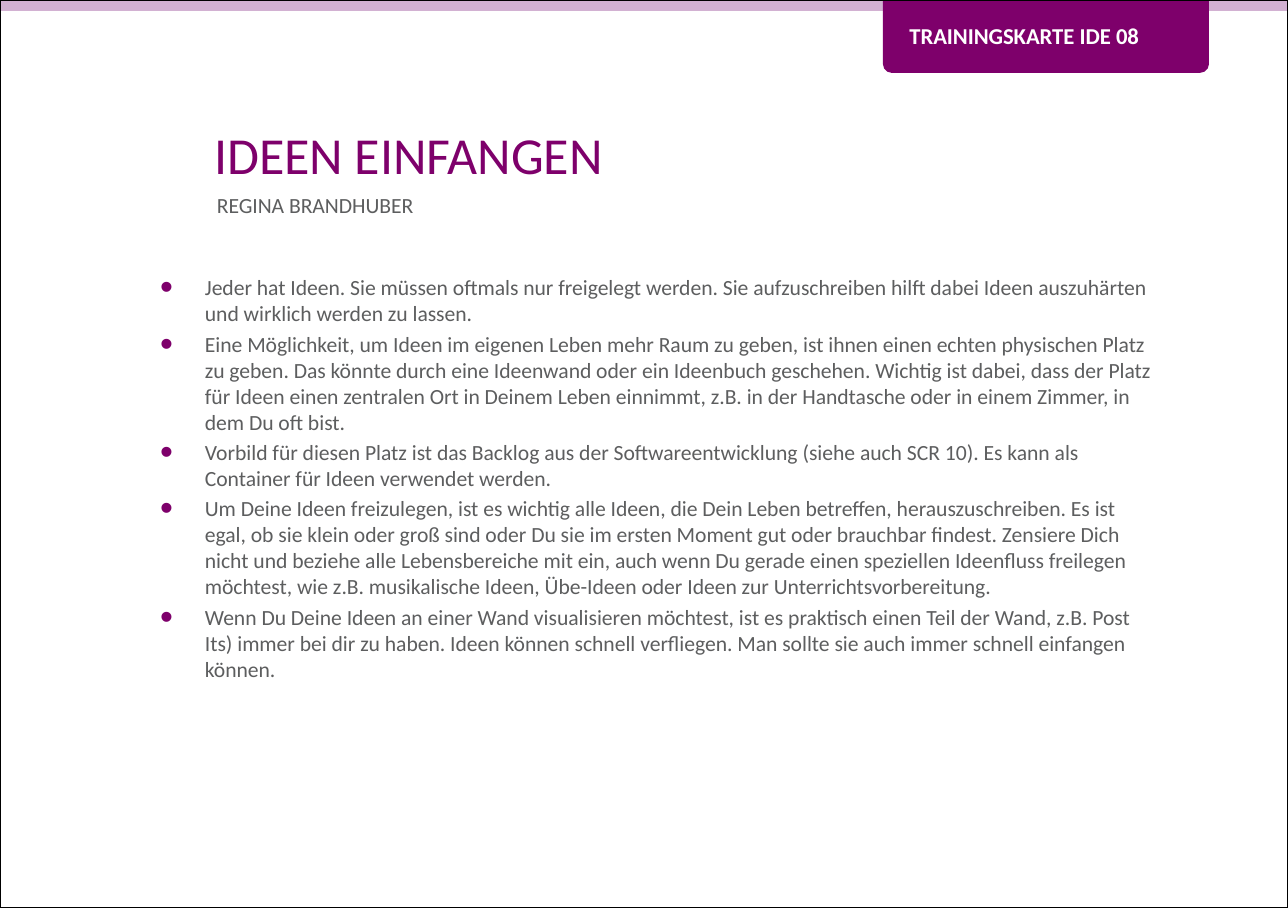
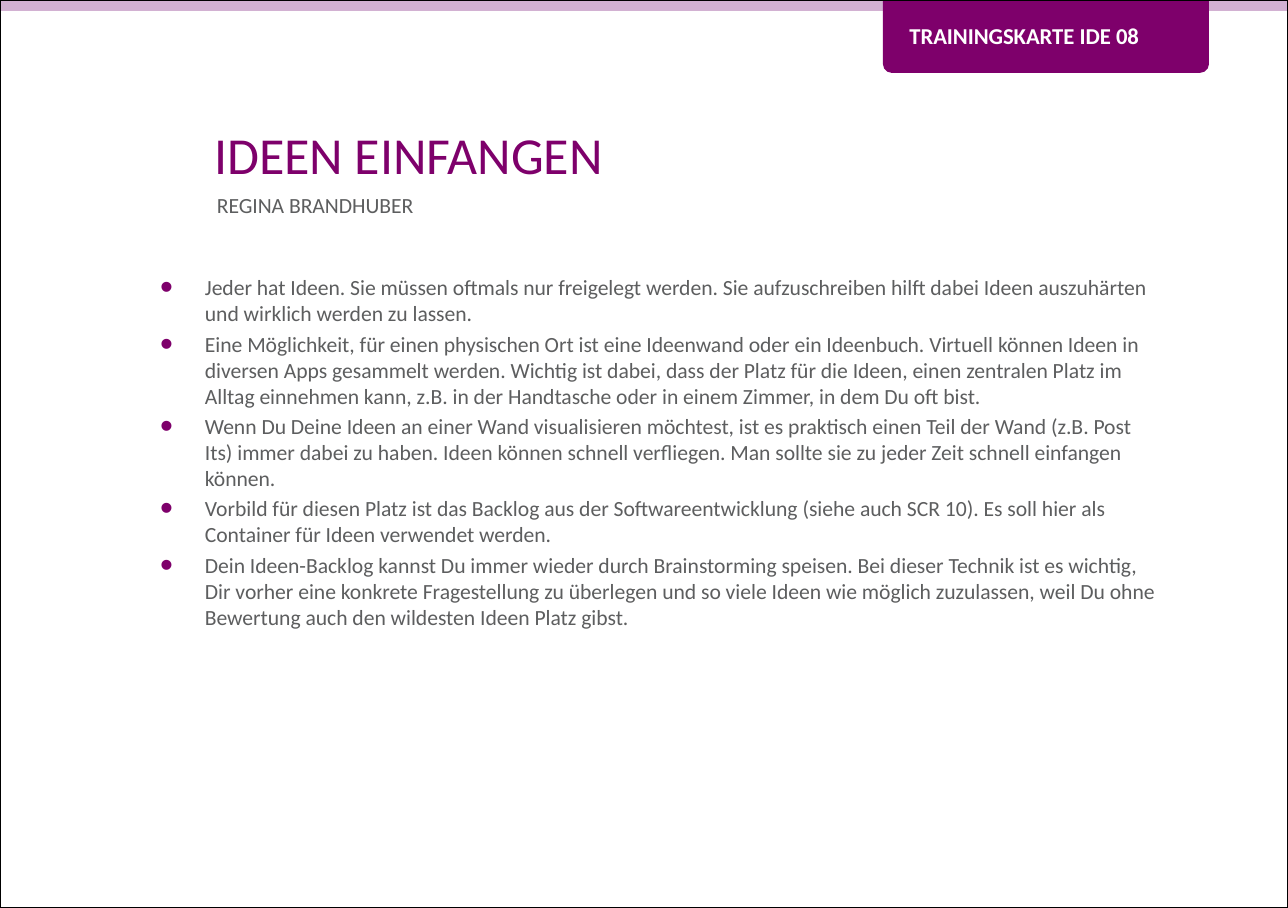
Before and after one commit to Teamtool/training-materials, a slide deck: slide 1 of training-cards/music moves/Ideas (IDE)/ger/apprentice/ger_IDE_08_Ideen_einfangen_MM_A.pptx. Drawn at 1288x908 pixels with LibreOffice and Linux fonts; fonts in the diff are those of the drawing; background and template pictures are left out. Boxes give left, top, right and bottom in pixels: in the first picture for what was removed or moved away, otherwise in the second. Text is boxed around its words. In the diff, an @@ line names an element or a change of style, - is before the commit and + after.

```diff
--- a/training-cards/music moves/Ideas (IDE)/ger/apprentice/ger_IDE_08_Ideen_einfangen_MM_A.pptx
+++ b/training-cards/music moves/Ideas (IDE)/ger/apprentice/ger_IDE_08_Ideen_einfangen_MM_A.pptx
@@ text at (x1=205, y1=337, x2=1155, y2=629): text changed @@
-• Eine Möglichkeit, um Ideen im eigenen Leben mehr Raum zu geben, ist ihnen einen echten physischen Platz zu geben. Das könnte durch eine Ideenwand oder ein Ideenbuch geschehen. Wichtig ist dabei, dass der Platz für Ideen einen zentralen Ort in Deinem Leben einnimmt, z.B. in der Handtasche oder in einem Zimmer, in dem Du oft bist.
-• Vorbild für diesen Platz ist das Backlog aus der Softwareentwicklung (siehe auch SCR 10). Es kann als Container für Ideen verwendet werden.
-• Um Deine Ideen freizulegen, ist es wichtig alle Ideen, die Dein Leben betreffen, herauszuschreiben. Es ist egal, ob sie klein oder groß sind oder Du sie im ersten Moment gut oder brauchbar findest. Zensiere Dich nicht und beziehe alle Lebensbereiche mit ein, auch wenn Du gerade einen speziellen Ideenfluss freilegen möchtest, wie z.B. musikalische Ideen, Übe-Ideen oder Ideen zur Unterrichtsvorbereitung.
-• Wenn Du Deine Ideen an einer Wand visualisieren möchtest, ist es praktisch einen Teil der Wand, z.B. Post Its) immer bei dir zu haben. Ideen können schnell verfliegen. Man sollte sie auch immer schnell einfangen können.
+• Eine Möglichkeit, für einen physischen Ort ist eine Ideenwand oder ein Ideenbuch. Virtuell können Ideen in diversen Apps gesammelt werden. Wichtig ist dabei, dass der Platz für die Ideen, einen zentralen Platz im Alltag einnehmen kann, z.B. in der Handtasche oder in einem Zimmer, in dem Du oft bist.
+• Wenn Du Deine Ideen an einer Wand visualisieren möchtest, ist es praktisch einen Teil der Wand (z.B. Post Its) immer dabei zu haben. Ideen können schnell verfliegen. Man sollte sie zu jeder Zeit schnell einfangen können.
+• Vorbild für diesen Platz ist das Backlog aus der Softwareentwicklung (siehe auch SCR 10). Es soll hier als Container für Ideen verwendet werden.
+• Dein Ideen-Backlog kannst Du immer wieder durch Brainstorming speisen. Bei dieser Technik ist es wichtig, Dir vorher eine konkrete Fragestellung zu überlegen und so viele Ideen wie möglich zuzulassen, weil Du ohne Bewertung auch den wildesten Ideen Platz gibst.
```
Also in this commit, not shown: 1 other slide changed, 1 other file.
